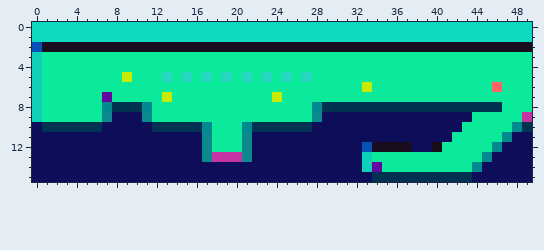
Pixel-art sprite, stored at Progetto_prog_3/res/lvls/1.png. This is how it looked before the edit.
The file is 50x16 pixels. Colours within 5 levels of each other are drawn and written as one.
Once edited:
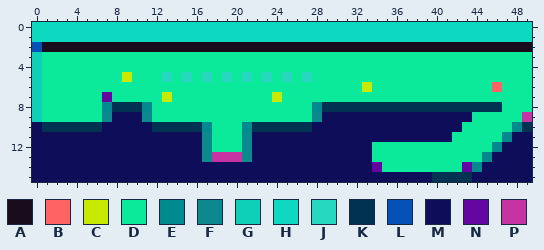
Palette (. is transparent): A #190d1d  B #ff6363  C #c8ea00  D #0bea9a  E #00898e  F #0c898e  G #0ed0b8  H #0dd8c0  J #27d8c0  K #013251  L #0451b8  M #0d0d5a  N #6405a0  P #c634a4
Diff:
@@ x 31..45 @@
 11 MMMMMMMMMMMDDDD
-12 MMLAAAAMMADDDDD
-13 MMGDDDDDDDDDDDE
-14 MMGNDDDDDDDDDEM
-15 MMMKKKKKKKKKKMM
+12 MMMDDDDDDDDDDDD
+13 MMMDDDDDDDDDDDE
+14 MMMNDDDDDDDDNEM
+15 MMMMMMMMMKKKKMM
Changed places in both pictures, as pixel boxes (x1, y1, x2, y2):
changed: (362, 142, 472, 182)
